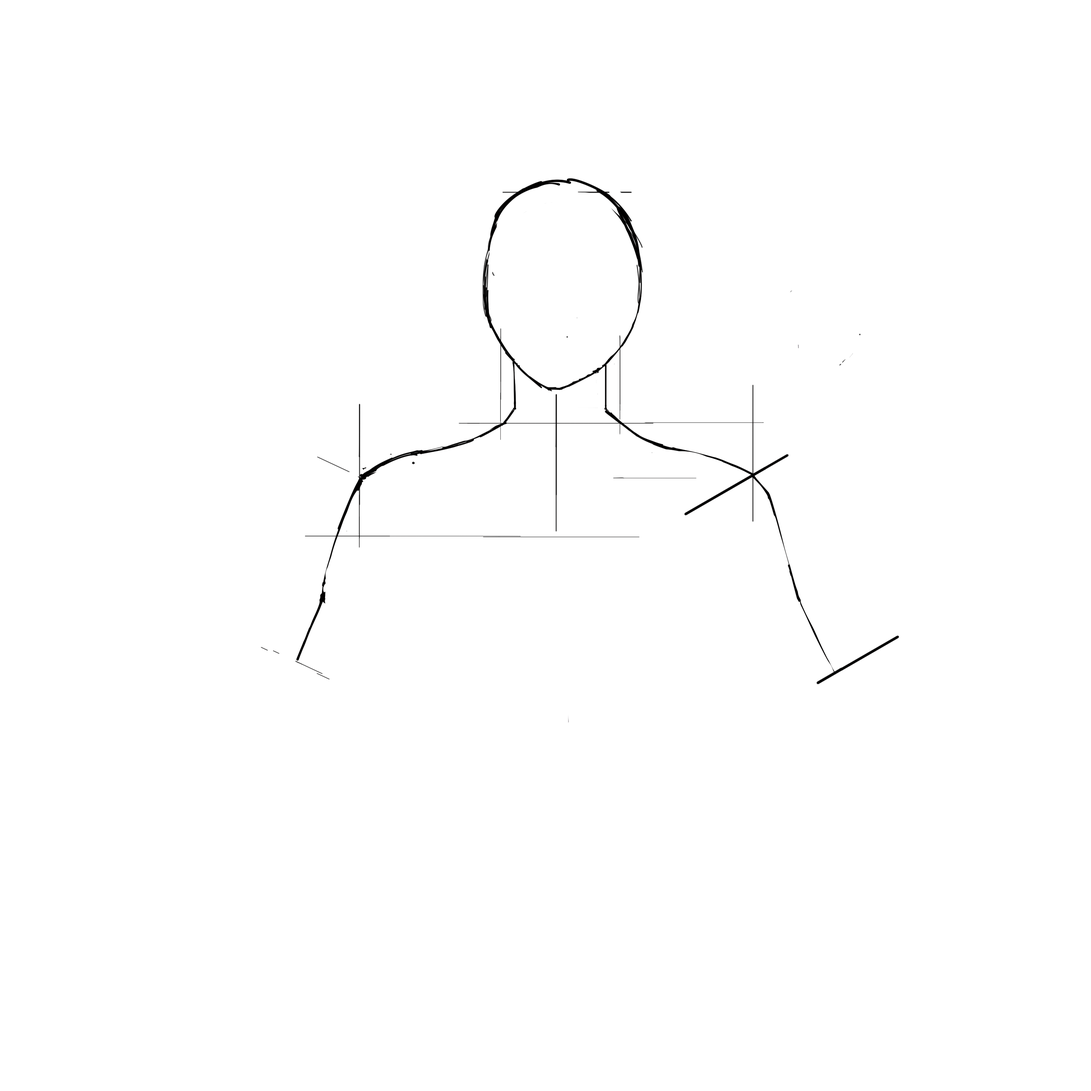
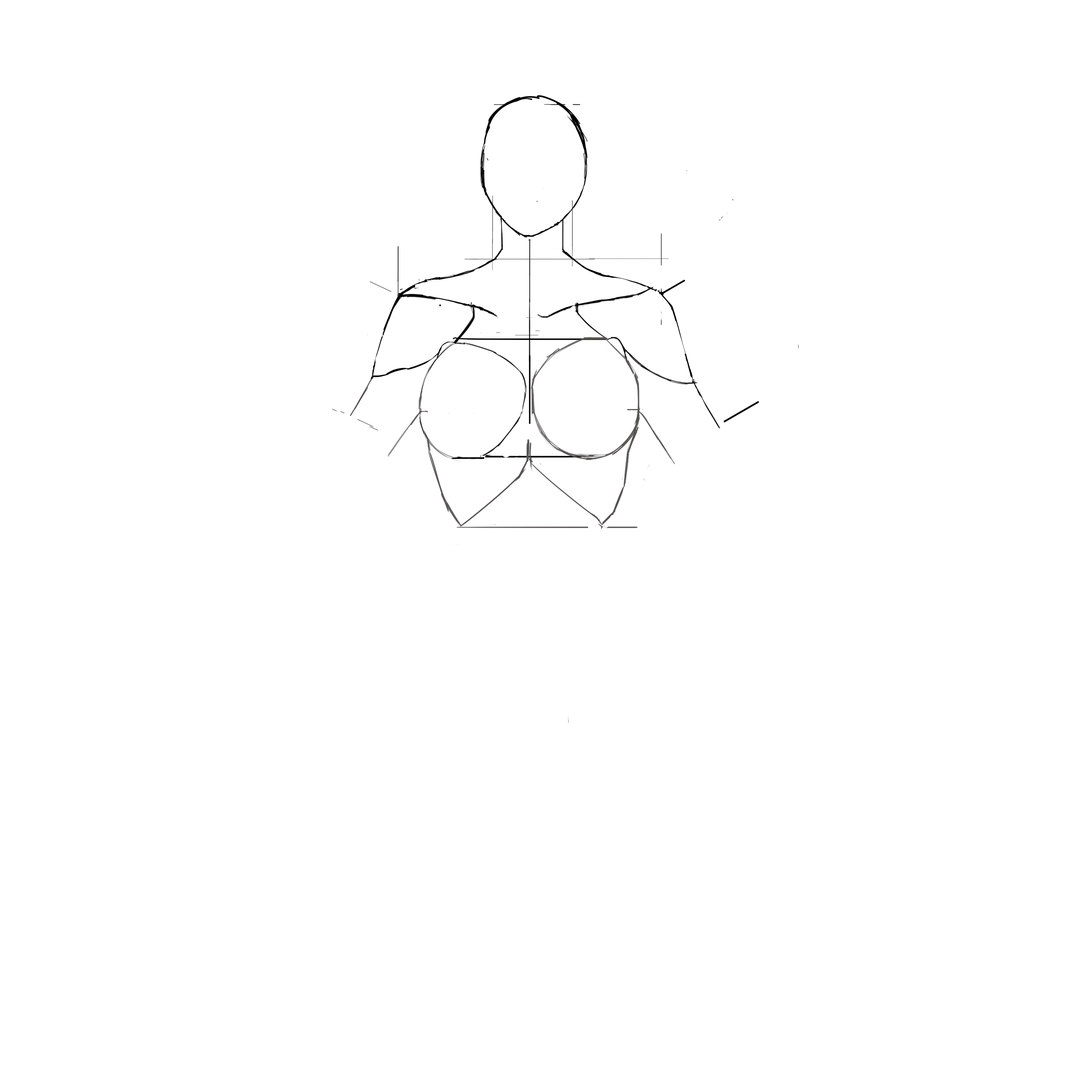
Layer changes from the first w=1091, h=1091 image to the second:
removed layer "Layer 24" over [684,453,900,685]
removed layer "Layer 23" over [260,177,836,681]
moved "Layer 22" above "Layer 21", painted on it over [528,426,656,530]
painted on "Layer 21" over [346,426,639,533]
painted on "Layer 20" over [304,423,654,538]
painted on "Layer 19" over [358,384,755,548]
added layer "Layer 16" above "Layer 15" over [426,398,531,546]
painted on "Layer 15" over [360,328,685,511]
added layer "Layer 8" above "Layer 10" over [452,337,608,459]
showed "Layer 10", painted on it over [260,94,888,685]
moved "Layer 14" above "Layer 7", painted on it over [528,238,862,367]
added layer "Layer 7" above "Layer 4" over [332,94,760,431]
